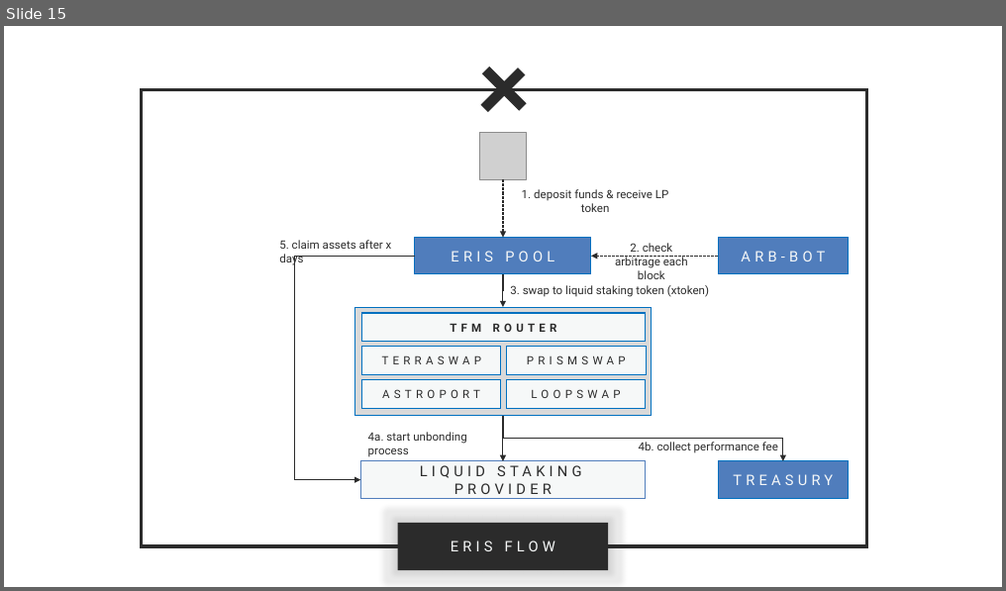
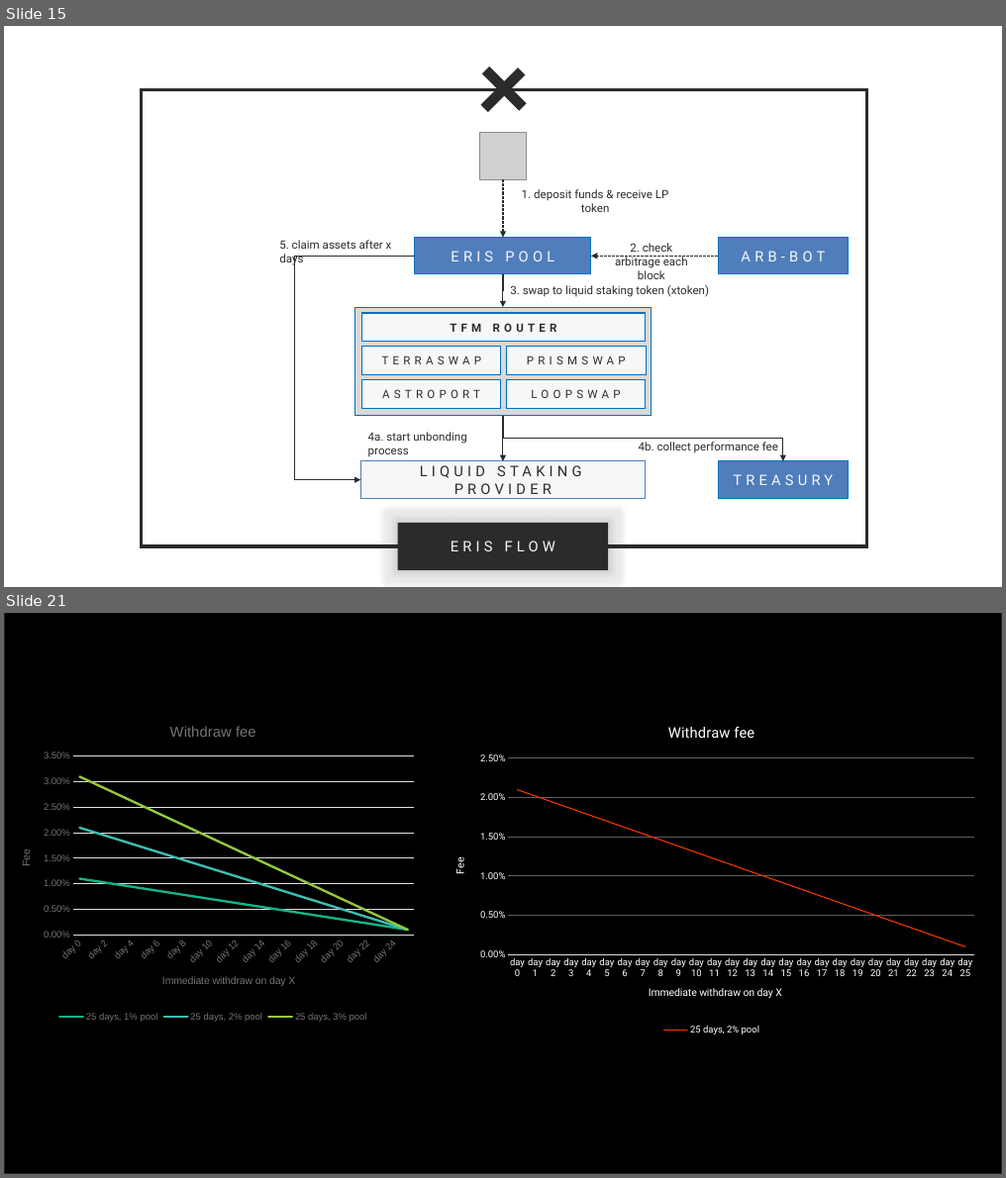
Before and after one commit to erisprotocol/docs, a slide deck: _assets/eris.pptx. Shown one above the other, each under a label of ours: slide 15 before the commit, slides 15 and 21 after it; the slides between them are not shown. The pictures are 1006x591 and 1006x1178 pixels, drawn with LibreOffice and Linux fonts; fonts in the diff are those of the drawing; grey boxes stand for pictures. Boxes give left, top, right and bottom in pixels: in the first picture for what was removed or moved away, otherwise in the second. Text is boxed around its words. In the diff, an @@ line names an element or a change of style, - is before the commit and + after.

```diff
--- a/_assets/eris.pptx
+++ b/_assets/eris.pptx
@@ slide 21 added at [4, 613, 1002, 1174], background #F6F8F8 @@
@@ rectangle added at [4, 613, 1002, 1174], fill #000000, outline #202020 1 pt @@
@@ line chart added at [4, 709, 423, 1026] @@
+title "Withdraw fee "
+categories: day 0, day 1, day 2, day 3, day 4, day 5, day 6, day 7, day 8, day 9, day 10, day 11, day 12, day 13, day 14, day 15, day 16, day 17, day 18, day 19, day 20, day 21, day 22, day 23, day 24, day 25
+25 days, 1% pool: 0.011, 0.011, 0.01, 0.01, 0.009, 0.009, 0.009, 0.008, 0.008, 0.007, 0.007, 0.007, 0.006, 0.006, 0.005, 0.005, 0.005, 0.004, 0.004, 0.003, 0.003, 0.003, 0.002, 0.002, 0.001, 0.001
+25 days, 2% pool: 0.021, 0.02, 0.019, 0.019, 0.018, 0.017, 0.016, 0.015, 0.015, 0.014, 0.013, 0.012, 0.011, 0.011, 0.01, 0.009, 0.008, 0.007, 0.007, 0.006, 0.005, 0.004, 0.003, 0.003, 0.002, 0.001
+25 days, 3% pool: 0.031, 0.03, 0.029, 0.027, 0.026, 0.025, 0.024, 0.023, 0.021, 0.02, 0.019, 0.018, 0.017, 0.015, 0.014, 0.013, 0.012, 0.011, 0.009, 0.008, 0.007, 0.006, 0.005, 0.003, 0.002, 0.001
@@ line chart added at [439, 709, 985, 1039] @@
+title "Withdraw fee "
+categories: day 0, day 1, day 2, day 3, day 4, day 5, day 6, day 7, day 8, day 9, day 10, day 11, day 12, day 13, day 14, day 15, day 16, day 17, day 18, day 19, day 20, day 21, day 22, day 23, day 24, day 25
+25 days, 2% pool: 0.021, 0.0202, 0.0194, 0.0186, 0.0178, 0.017, 0.0162, 0.0154, 0.0146, 0.0138, 0.013, 0.0122, 0.0114, 0.0106, 0.0098, 0.009, 0.0082, 0.0074, 0.0066, 0.0058, 0.005, 0.0042, 0.0034, 0.0026, 0.0018, 0.001
```
Also in this commit, not shown: 4 slides changed, 3 other slides added, 6 slides removed, 23 other files.
